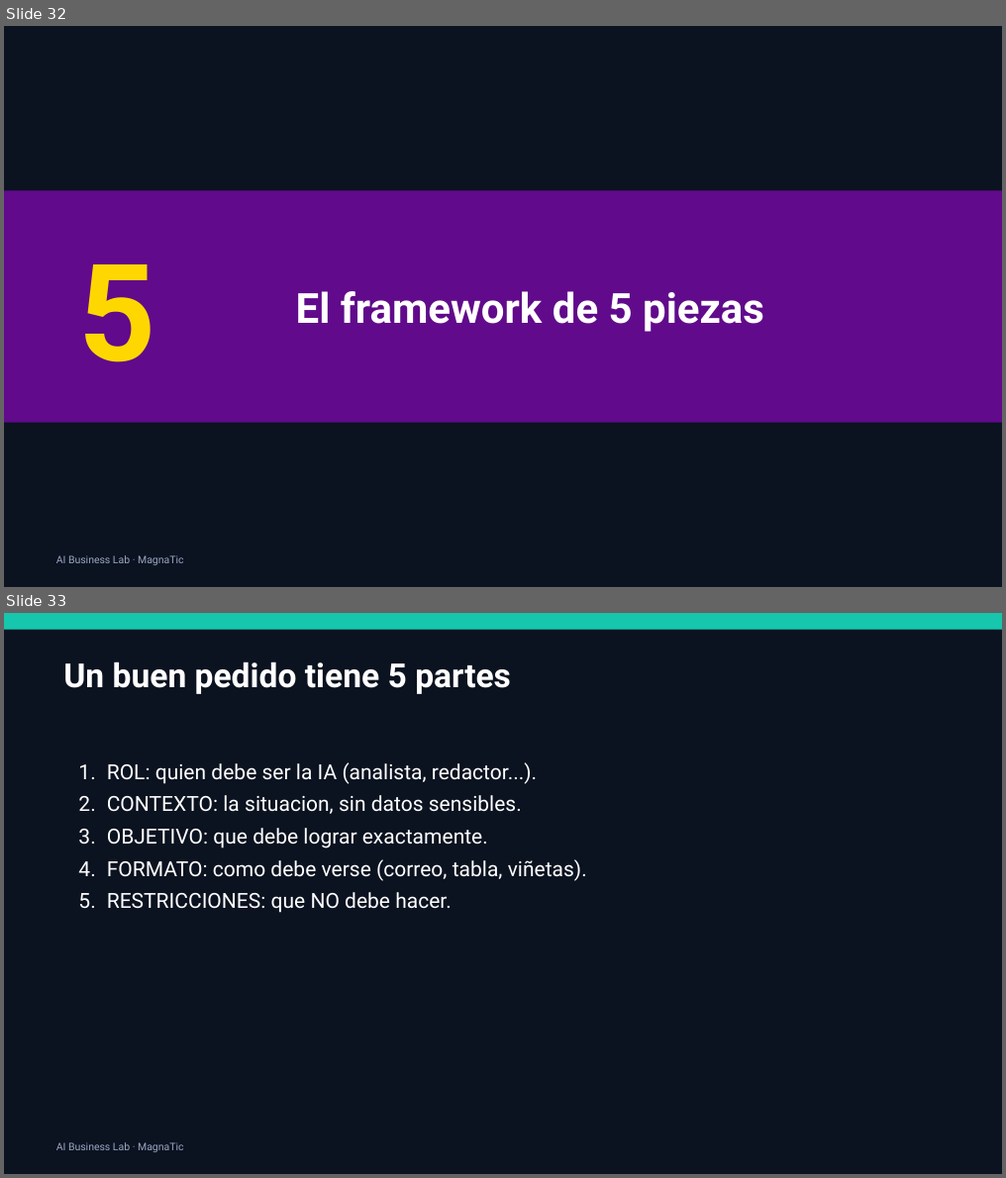
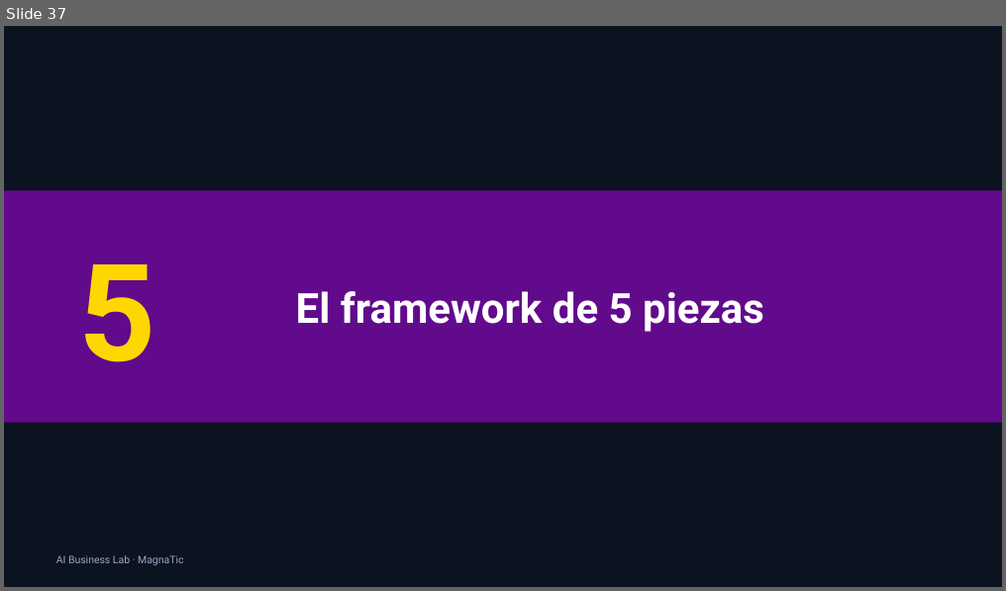
Before and after one commit to xander0408/CURSOS, a slide deck: AI-Business-Lab-Presentacion.pptx. Shown one above the other, each under a label of ours: slides 32 and 33 before the commit, slide 37 after it. The pictures are 1006x1178 and 1006x591 pixels, drawn with LibreOffice and Linux fonts; fonts in the diff are those of the drawing. Boxes give left, top, right and bottom in pixels: in the first picture for what was removed or moved away, otherwise in the second. Text is boxed around its words. In the diff, an @@ line names an element or a change of style, - is before the commit and + after.

```diff
--- a/AI-Business-Lab-Presentacion.pptx
+++ b/AI-Business-Lab-Presentacion.pptx
@@ slide 33 removed at (4, 613, 1002, 1174), background #0B1220 @@
@@ rectangle removed at (4, 613, 1002, 630) @@
@@ text removed at (63, 662, 511, 694) @@
-Un buen pedido tiene 5 partes
@@ text removed at (107, 762, 587, 913) @@
-1. ROL: quien debe ser la IA (analista, redactor...).
-2. CONTEXTO: la situacion, sin datos sensibles.
-3. OBJETIVO: que debe lograr exactamente.
-4. FORMATO: como debe verse (correo, tabla, viñetas).
-5. RESTRICCIONES: que NO debe hacer.
@@ text removed at (56, 1143, 183, 1153) @@
-AI Business Lab · MagnaTic
@@ what was slide 32 is now slide 37 @@
```
Also in this commit, not shown: 3 slides changed, 7 slides added, 28 other files.
